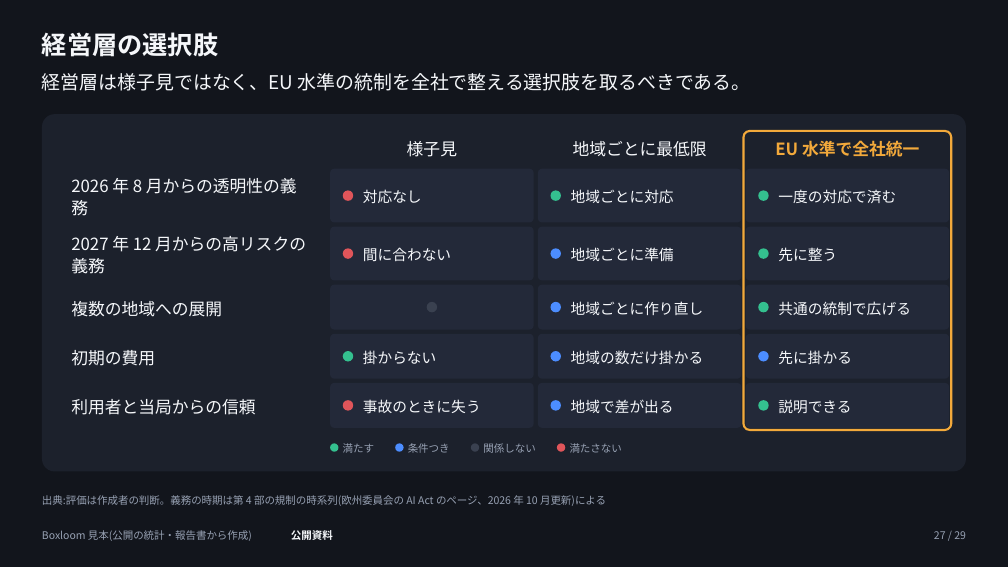
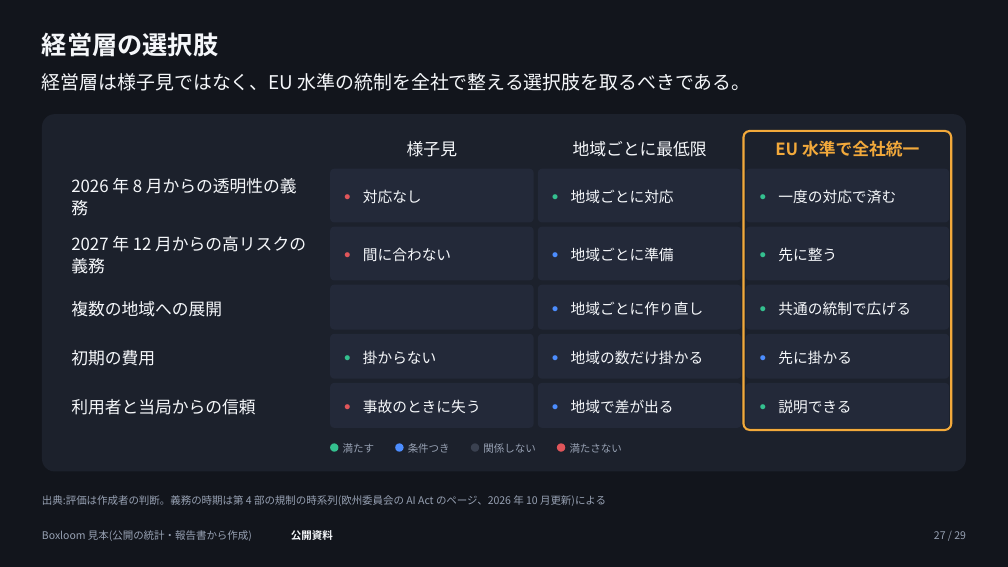
Before and after one commit to tjst-t/boxloom, a slide deck: slide 27 of boxloom/out/ai_society_dark.pptx. Drawn at 1008x567 pixels with LibreOffice and Linux fonts; fonts in the diff are those of the drawing. Boxes give left, top, right and bottom in pixels: in the first picture for what was removed or moved away, otherwise in the second. Text is boxed around its words. In the diff, an @@ line names an element or a change of style, - is before the commit and + after.

```diff
--- a/boxloom/out/ai_society_dark.pptx
+++ b/boxloom/out/ai_society_dark.pptx
@@ ellipse removed at (343,191,353,201) @@
@@ ellipse removed at (551,191,561,201) @@
@@ ellipse removed at (758,191,769,201) @@
@@ ellipse removed at (343,248,353,259) @@
@@ ellipse removed at (551,248,561,259) @@
@@ ellipse removed at (758,248,769,259) @@
@@ ellipse removed at (426,302,437,312) @@
@@ ellipse removed at (551,302,561,312) @@
@@ ellipse removed at (758,302,769,312) @@
@@ ellipse removed at (343,351,353,361) @@
@@ ellipse removed at (551,351,561,361) @@
@@ ellipse removed at (758,351,769,361) @@
@@ bullet none to ● in 14 elements at (330,169,534,222), (538,169,741,222), (746,169,949,222), (330,227,534,281), (538,227,741,281), (746,227,949,281), (538,285,741,330), (746,285,949,330), (330,334,534,379), (538,334,741,379), (746,334,949,379), (330,383,534,428), (538,383,741,428), (746,383,949,428) @@
@@ ellipse removed at (343,400,353,411) @@
@@ ellipse removed at (551,400,561,411) @@
@@ ellipse removed at (758,400,769,411) @@
```
Also in this commit, not shown: 12 other slides changed, 9 other files.
